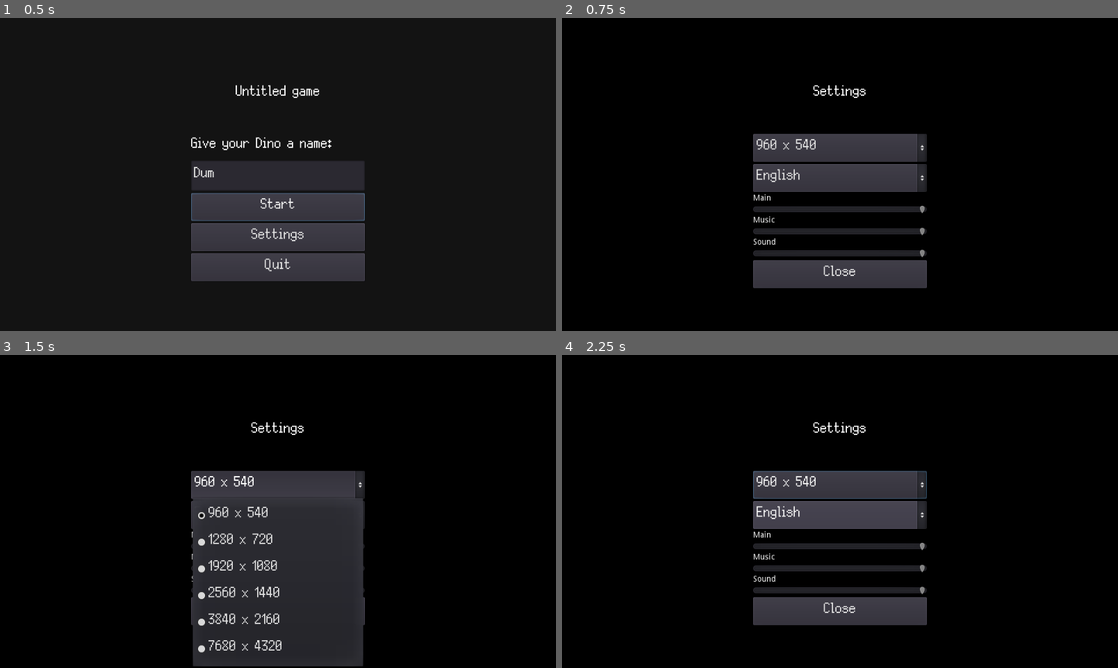
Above: before the commit, frames 1-4 (two rows, left to right).
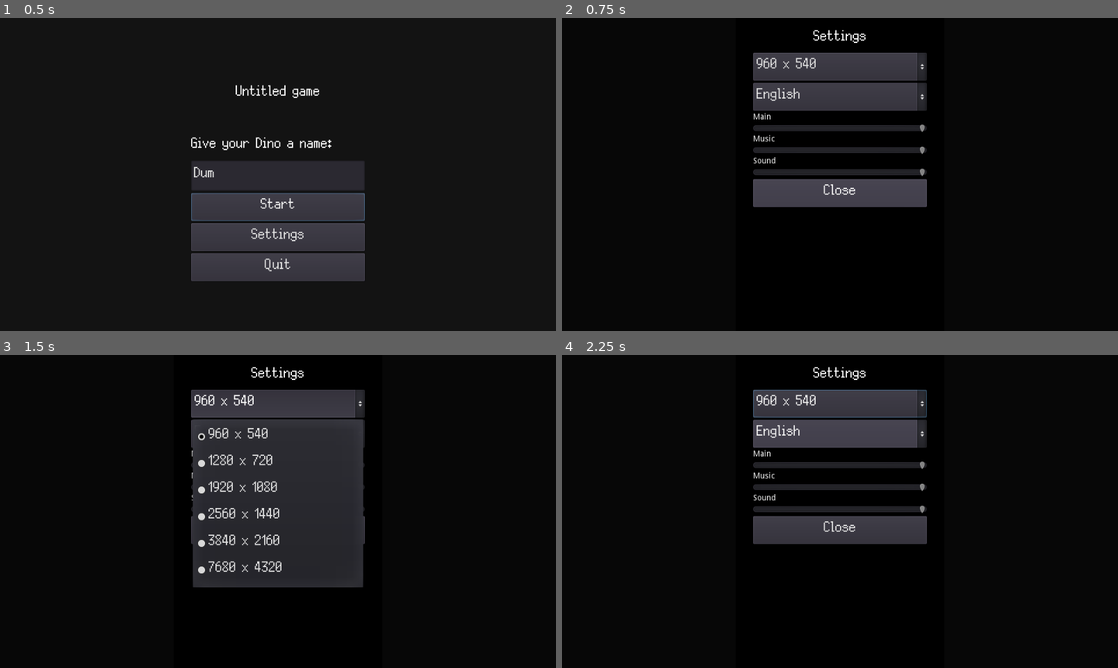
Above: after the commit, the same moments.

Repository: colinbellino/ai-and-games-2022
Game: Godot game, scene res://media/scenes/main.tscn
The game is run twice, just before and just after one commit, with the same random seed, the same clock (stepped at 60 frames per second) and the same inputs.
Inputs:
- Up to frame 1 (0.5 s): no input
- Up to frame 2 (0.75 s): click "Settings" at 0.5 s
- Up to frame 3 (1.5 s): click "960 x 540" at 1.25 s
- Up to frame 4 (2.25 s): click "English" at 2 s

Frame 1 is identical in both runs. In frame 2, 17% of the frame differs, in the area x 34-66%, y 3-87%; in frame 3, 17%, in the area x 34-66%, y 3-100%; in frame 4, 17%.

Commit message:
Make SettingsUI accessible from gameplay state (ESCAPE key)

Diff:
--- a/media/scenes/ui/SettingsUI.tscn
+++ b/media/scenes/ui/SettingsUI.tscn
@@ -11,36 +11,44 @@
 [node name="Background" type="ColorRect" parent="."]
 anchor_right = 1.0
 anchor_bottom = 1.0
+color = Color( 0, 0, 0, 0.627451 )
+
+[node name="Panel" type="ColorRect" parent="."]
+anchor_left = 0.5
+anchor_right = 0.5
+anchor_bottom = 1.0
+margin_left = -180.0
+margin_right = 180.0
 color = Color( 0, 0, 0, 1 )
 
-[node name="Title" type="Label" parent="."]
+[node name="Title" type="Label" parent="Panel"]
 anchor_left = 0.5
 anchor_right = 0.5
 margin_left = -109.5
-margin_top = 100.0
+margin_top = 15.0
 margin_right = 109.5
-margin_bottom = 163.0
+margin_bottom = 57.0
 theme = ExtResource( 2 )
 text = "Settings"
 align = 1
 valign = 1
 
-[node name="Menu" type="VBoxContainer" parent="."]
+[node name="Menu" type="VBoxContainer" parent="Panel"]
 anchor_left = 0.5
 anchor_right = 0.5
 margin_left = -150.0
-margin_top = 200.0
+margin_top = 60.0
 margin_right = 150.0
-margin_bottom = 468.0
+margin_bottom = 432.0
 
-[node name="Fullscreen" type="CheckButton" parent="Menu"]
+[node name="Fullscreen" type="CheckButton" parent="Panel/Menu"]
 unique_name_in_owner = true
 margin_right = 300.0
 margin_bottom = 50.0
 theme = ExtResource( 2 )
 text = "Fullscreen"
 
-[node name="Resolution" type="OptionButton" parent="Menu"]
+[node name="Resolution" type="OptionButton" parent="Panel/Menu"]
 unique_name_in_owner = true
 margin_top = 54.0
 margin_right = 300.0
@@ -48,7 +56,7 @@
 theme = ExtResource( 2 )
 text = "Resolution"
 
-[node name="Locale" type="OptionButton" parent="Menu"]
+[node name="Locale" type="OptionButton" parent="Panel/Menu"]
 unique_name_in_owner = true
 margin_top = 106.0
 margin_right = 300.0
@@ -56,17 +64,17 @@
 theme = ExtResource( 2 )
 text = "Language"
 
-[node name="Control" type="VBoxContainer" parent="Menu"]
+[node name="Control" type="VBoxContainer" parent="Panel/Menu"]
 margin_top = 158.0
 margin_right = 300.0
 margin_bottom = 192.0
 
-[node name="Label" type="Label" parent="Menu/Control"]
+[node name="Label" type="Label" parent="Panel/Menu/Control"]
 margin_right = 300.0
 margin_bottom = 14.0
 text = "Main"
 
-[node name="VolumeMain" type="HSlider" parent="Menu/Control"]
+[node name="VolumeMain" type="HSlider" parent="Panel/Menu/Control"]
 unique_name_in_owner = true
 margin_top = 18.0
 margin_right = 300.0
@@ -74,17 +82,17 @@
 max_value = 1.0
 step = 0.1
 
-[node name="Control2" type="VBoxContainer" parent="Menu"]
+[node name="Control2" type="VBoxContainer" parent="Panel/Menu"]
 margin_top = 196.0
 margin_right = 300.0
 margin_bottom = 230.0
 
-[node name="Label" type="Label" parent="Menu/Control2"]
+[node name="Label" type="Label" parent="Panel/Menu/Control2"]
 margin_right = 300.0
 margin_bottom = 14.0
 text = "Music"
 
-[node name="VolumeMusic" type="HSlider" parent="Menu/Control2"]
+[node name="VolumeMusic" type="HSlider" parent="Panel/Menu/Control2"]
 unique_name_in_owner = true
 margin_top = 18.0
 margin_right = 300.0
@@ -92,17 +100,17 @@
 max_value = 1.0
 step = 0.1
 
-[node name="Control3" type="VBoxContainer" parent="Menu"]
+[node name="Control3" type="VBoxContainer" parent="Panel/Menu"]
 margin_top = 234.0
 margin_right = 300.0
 margin_bottom = 268.0
 
-[node name="Label" type="Label" parent="Menu/Control3"]
+[node name="Label" type="Label" parent="Panel/Menu/Control3"]
 margin_right = 300.0
 margin_bottom = 14.0
 text = "Sound"
 
-[node name="VolumeSound" type="HSlider" parent="Menu/Control3"]
+[node name="VolumeSound" type="HSlider" parent="Panel/Menu/Control3"]
 unique_name_in_owner = true
 margin_top = 18.0
 margin_right = 300.0
@@ -110,10 +118,18 @@
 max_value = 1.0
 step = 0.1
 
-[node name="Close" type="Button" parent="Menu"]
+[node name="Close" type="Button" parent="Panel/Menu"]
 unique_name_in_owner = true
 margin_top = 272.0
 margin_right = 300.0
 margin_bottom = 320.0
 theme = ExtResource( 2 )
 text = "Close"
+
+[node name="Quit" type="Button" parent="Panel/Menu"]
+unique_name_in_owner = true
+margin_top = 324.0
+margin_right = 300.0
+margin_bottom = 372.0
+theme = ExtResource( 2 )
+text = "Quit game"
--- a/src/Game.gd
+++ b/src/Game.gd
@@ -1,6 +1,6 @@
 class_name Game extends Node
 
-enum GameStates { INIT, TITLE, PLAY }
+enum GameStates { INIT, TITLE, INTRO, PLAY }
 
 func _ready():
     # Connect the UI
@@ -29,60 +29,29 @@
     if Input.is_action_just_released("debug_1"):
         Globals.settings.debug_draw = !Globals.settings.debug_draw
 
-    if Input.is_action_just_released("ui_cancel"):
-        quit_game()
-        return
-
     if Globals.game_state == GameStates.TITLE:
-        pass
-        # if Input.is_action_just_released("debug_1"):
-        #     start_game(0)
-        # if Input.is_action_just_released("debug_2"):
-        #     start_game(1)
-        # if Input.is_action_just_released("debug_3"):
-        #     start_game(2)
-        # if Input.is_action_just_released("debug_4"):
-        #     start_game(3)
-        # if Input.is_action_just_released("debug_5"):
-        #     start_game(4)
-        # if Input.is_action_just_released("debug_6"):
-        #     start_game(5)
-        # if Input.is_action_just_released("debug_7"):
-        #     start_game(6)
-        # if Input.is_action_just_released("debug_8"):
-        #     start_game(7)
-        # if Input.is_action_just_released("debug_9"):
-        #     start_game(8)
-        # if Input.is_action_just_released("debug_10"):
-        #     start_game(10)
-        # if Input.is_action_just_released("debug_11"):
-        #     start_game(11)
-        # if Input.is_action_just_released("debug_12"):
-        #     start_game(12)
+        if Input.is_action_just_released("ui_cancel"):
+            quit_game()
+            return
 
     if Globals.game_state == GameStates.PLAY:
         if Globals.game_state_entered == false:
             Globals.game_state_entered = true
 
-        Globals.creature_closest_point = Globals.astar.get_closest_point(Globals.creature.position / Globals.SPRITE_SIZE)
+        if Input.is_action_just_released("ui_cancel"):
+            if Globals.ui_settings.visible:
+                Globals.ui_settings.close()
+            else:
+                Audio.play_sound_random([Globals.SFX.BUTTON_CLICK_1, Globals.SFX.BUTTON_CLICK_2])
+                Globals.ui_settings.open(true)
+                return
 
         if Input.is_key_pressed(KEY_SHIFT):
             Engine.time_scale = 10
         else:
             Engine.time_scale = 1
 
-        if Input.is_action_pressed("move_up"):
-            Globals.camera.position.y -= 500.0 * delta
-            # Globals.creature.position.y -= 120.0 * delta
-        if Input.is_action_pressed("move_down"):
-            Globals.camera.position.y += 500.0 * delta
-            # Globals.creature.position.y += 120.0 * delta
-        if Input.is_action_pressed("move_right"):
-            Globals.camera.position.x += 500.0 * delta
-            # Globals.creature.position.x += 120.0 * delta
-        if Input.is_action_pressed("move_left"):
-            Globals.camera.position.x -= 500.0 * delta
-            # Globals.creature.position.x -= 120.0 * delta
+        Globals.creature_closest_point = Globals.astar.get_closest_point(Globals.creature.position / Globals.SPRITE_SIZE)
 
         Globals.ui_debug.dump_label.text = JSON.print({
             "time_scale": "x%s" % [Engine.time_scale],
--- a/src/SettingsUI.gd
+++ b/src/SettingsUI.gd
@@ -4,6 +4,7 @@
 var button_resolution: OptionButton
 var button_locale: OptionButton
 var button_close: Button
+var button_quit: Button
 var slider_volume_main : Slider
 var slider_volume_music : Slider
 var slider_volume_sound : Slider
@@ -13,6 +14,7 @@
     button_resolution = get_node("%Resolution")
     button_locale = get_node("%Locale")
     button_close = get_node("%Close")
+    button_quit = get_node("%Quit")
     slider_volume_main = get_node("%VolumeMain")
     slider_volume_music = get_node("%VolumeMusic")
     slider_volume_sound = get_node("%VolumeSound")
@@ -25,6 +27,8 @@
     button_locale.connect("item_selected", self, "play_button_sound")
     button_close.connect("pressed", self, "button_close_pressed")
     button_close.connect("pressed", self, "play_button_sound")
+    button_quit.connect("pressed", self, "button_quit_pressed")
+    button_quit.connect("pressed", self, "play_button_sound")
     slider_volume_main.connect("value_changed", self, "slider_volume_main_changed")
     slider_volume_main.connect("value_changed", self, "play_button_sound")
     slider_volume_music.connect("value_changed", self, "slider_volume_music_changed")
@@ -34,7 +38,7 @@
 
     close()
 
-func open() -> void:
+func open(show_quit_button: bool = false) -> void:
     button_fullscreen.visible = false
     if Globals.can_fullscreen:
         button_fullscreen.visible = true
@@ -60,6 +64,10 @@
 
     button_fullscreen.grab_focus()
 
+    button_quit.visible = false
+    if show_quit_button:
+        button_quit.visible = true
+
     visible = true
 
 func close() -> void:
@@ -82,6 +90,10 @@
     Save.write_settings(Globals.settings)
     close()
 
+func button_quit_pressed() -> void:
+    Save.write_settings(Globals.settings)
+    Game.quit_game()
+
 func slider_volume_main_changed(value: float) -> void:
     Globals.settings.volume_main = value
     Globals.set_linear_db(Globals.bus_main, Globals.settings.volume_main)
@@ -97,5 +109,5 @@
     Globals.set_linear_db(Globals.bus_sound, Globals.settings.volume_sound)
     # print("bus_sound: ", [Globals.get_linear_db(Globals.bus_sound), AudioServer.get_bus_volume_db(Globals.bus_sound)])
 
-func play_button_sound() -> void:
+func play_button_sound(_whatever = null) -> void:
     Audio.play_sound_random([Globals.SFX.BUTTON_CLICK_1, Globals.SFX.BUTTON_CLICK_2])
